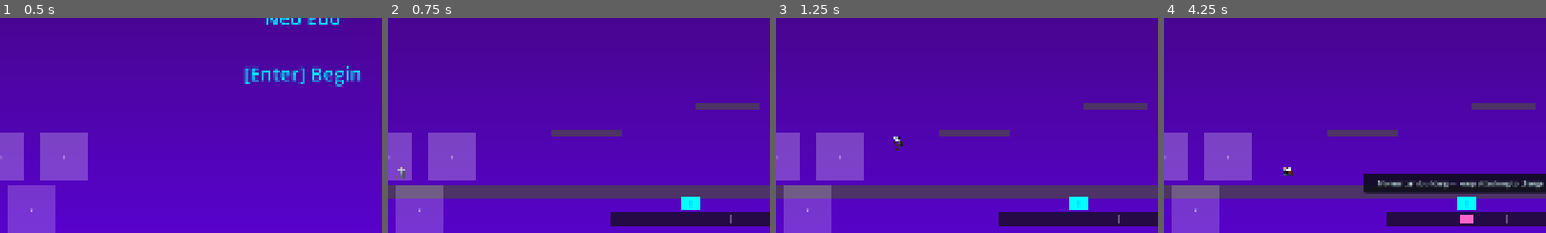
Above: before the commit, frames 1-4 (left to right).
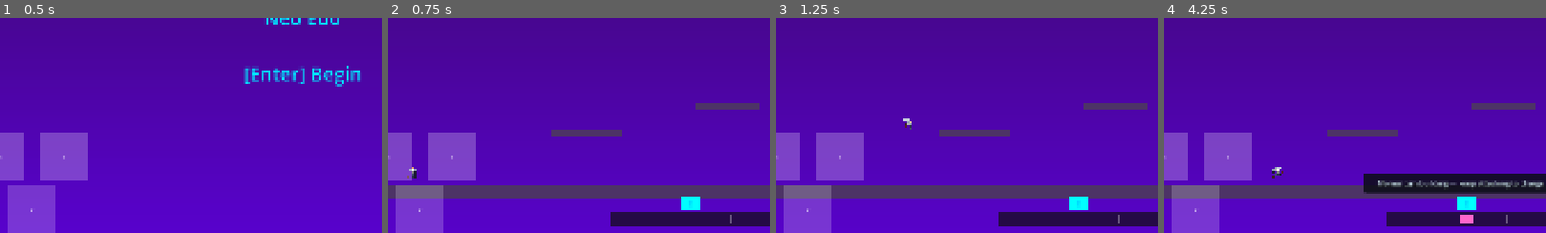
Above: after the commit, the same moments.

Repository: adbarc92/wolf-zero
Game: Godot game, scene res://scenes/main/main.tscn
Two runs of this game, one before a commit and one after it. Both use one fixed random seed, a clock stepped at 60 frames per second and the inputs below.
Inputs (mouse positions are % of the whole screen's width and height, from its top left):
- Up to frame 1 (0.5 s): no input
- Up to frame 2 (0.75 s): tap Enter (ui_accept) at 0.5 s; move the mouse to (72, 45) at 0.52 s; hold D (move_right) from 0.53 s (still down); hold S (crouch) from 0.53 s (still down); click (72, 45) at 0.67 s
- Up to frame 3 (1.25 s): keep holding D (move_right); keep holding S (crouch); tap Space (jump) at 0.77, 1.07 s; tap C (dash) at 0.8 s
- Up to frame 4 (4.25 s): release D (move_right) at 1.25 s; release S (crouch) at 1.25 s; tap Enter (ui_accept) at 1.25, 2.75 s; drag from (30, 55) to (45, 70) at 1.27 s; tap R (restart) at 2, 3.5 s; move the mouse to (60, 28) at 2.02 s; hold D (move_right) 2.03-2.75 s; hold L (parry) 2.03-2.75 s; tap Shift (dodge) at 2.1 s; drag from (45, 70) to (20, 35) at 2.77 s; move the mouse to (80, 65) at 3.52 s; hold A (move_left) from 3.53 s (still down); hold Space (jump) from 3.53 s (still down); tap S (crouch) at 3.8 s
The pictures show only the part of the screen within x 10-60%, y 50-100%; the shares and areas given below are measured in that part.

Frame 1 is identical in both runs. In frame 2, 0.1% of the frame differs, in the area x 2-8%, y 69-75%; in frame 3, 0.2%; in frame 4, 0.2%, in the area x 28-34%, y 69-75%.

Commit message:
feat(movement): Mega Man X-style snappier movement and dash-jump
Ground movement reached top speed in ~0.2s and slid for ~0.27s after
release, which reads as floaty next to X. Worse, dash and jump were
mutually exclusive: MovementSystem forced vel.y = 0 during a dash and
skipped gravity, so jumping out of a dash - the signature X traversal
verb - was impossible by construction.

- Player-only tuning at spawn (acceleration 2000 -> 8000, friction
  1500 -> 6000, dash cooldown 0.6 -> 0.05). The shared component
  defaults are untouched, so enemies still ramp up and coast, which is
  what keeps them readable.
- Dash no longer zeroes vertical velocity; the caller applies gravity,
  so a dash off a ledge falls instead of hovering.
- New dash_jumping flag: JumpSystem sets it when a jump leaves the
  ground mid-dash, and MovementSystem then preserves the dash's
  horizontal speed for the arc instead of clamping to max_speed.
  Friction is skipped while it holds, so releasing the stick coasts.
  It ends on landing or on steering the other way.
- The hardcoded 0.6 dash cooldown becomes a dash_cooldown_time field.

The landing check requires "grounded AND not rising": on the frame a
jump fires the entity is still flagged on_ground, because PhysicsSync
refreshes that later in the system order, so a naive check ended the
dash-jump on the frame it began.

Verified: GUT 233/233 (13 new), boot clean, gdlint adds no findings.

Diff:
--- a/scripts/ecs/components.gd
+++ b/scripts/ecs/components.gd
@@ -198,9 +198,16 @@
 		"has_grapple": false,
 		"has_air_dash": false,
 		"dash_cooldown": 0.0,
+		# Time re-armed onto dash_cooldown after a dash. The player overrides this
+		# to a near-zero value so dash reads as a movement verb, not a resource.
+		"dash_cooldown_time": 0.6,
 		"dash_duration": 0.2,
 		"dash_speed": 800.0,
 		"is_dashing": false,
+		# Set when a jump leaves the ground mid-dash. While true, MovementSystem
+		# preserves the dash's horizontal speed for the arc instead of clamping
+		# back to max_speed. Cleared on landing or on steering the other way.
+		"dash_jumping": false,
 		"is_sliding": false,
 		"slide_timer": 0.0,
 		"slide_duration": 0.35,
--- a/scripts/ecs/systems/jump_system.gd
+++ b/scripts/ecs/systems/jump_system.gd
@@ -62,6 +62,14 @@
 	vel.y = platformer.jump_force
 	platformer.is_jumping = true
 
+	# Dash-jump: jumping out of a dash ends the dash but hands its horizontal
+	# speed to the jump arc, which MovementSystem then preserves. This runs
+	# before MovementSystem in the system order, so the dash branch there is
+	# already skipped on this frame and vel.y survives.
+	if platformer.get("is_dashing", false):
+		platformer.is_dashing = false
+		platformer.dash_jumping = true
+
 	# Consume a jump if in air
 	var collision = get_component(entity_id, "collision")
 	if collision and not collision.on_ground:
--- a/scripts/ecs/systems/movement_system.gd
+++ b/scripts/ecs/systems/movement_system.gd
@@ -55,12 +55,21 @@
 				and not platformer.is_sliding:
 			platformer.is_dashing = true
 			platformer.dash_duration = 0.2
-			platformer.dash_cooldown = 0.6
-
-		# Skip if dashing
+			platformer.dash_cooldown = platformer.get("dash_cooldown_time", 0.6)
+
+		# Dashing overrides horizontal speed, but gravity still applies so a dash
+		# off a ledge falls instead of hovering — and so the dash can be jumped
+		# out of (JumpSystem converts that into dash_jumping).
 		if platformer and platformer.is_dashing:
 			_apply_dash_movement(entity_id, pos, vel, platformer, input, delta)
+			_apply_gravity(vel, platformer, collision, delta)
 			continue
+
+		# A dash-jump keeps its speed until the player lands or steers away.
+		var dash_jumping: bool = platformer != null and platformer.get("dash_jumping", false)
+		if dash_jumping and dash_jump_is_over(vel, input, collision):
+			platformer.dash_jumping = false
+			dash_jumping = false
 
 		# Apply input-based horizontal movement (crouch slows you while grounded)
 		if input:
@@ -70,7 +79,7 @@
 			var pc = get_component(entity_id, "parry")
 			if pc and pc.get("is_blocking", false) and collision and collision.on_ground:
 				move_scale = 0.15
-			_apply_input_movement(vel, input, delta, move_scale)
+			_apply_input_movement(vel, input, delta, move_scale, dash_jumping)
 
 		# Apply gravity
 		if platformer:
@@ -81,8 +90,9 @@
 			var climbing: bool = input != null and input.jump_pressed and platformer.wall_run_timer > 0.0
 			vel.y = wall_adjust_velocity_y(vel.y, true, climbing, 120.0)
 
-		# Apply friction when no input
-		if input and input.move_direction == 0:
+		# Apply friction when no input. A dash-jump is exempt: releasing the
+		# stick mid-arc should coast, the way it does in X, not brake.
+		if input and input.move_direction == 0 and not dash_jumping:
 			_apply_friction(vel, delta)
 
 
@@ -96,14 +106,33 @@
 	return min(vy, slide_speed)
 
 
-func _apply_input_movement(vel: Dictionary, input: Dictionary, delta: float, speed_scale: float = 1.0) -> void:
+## A dash-jump ends on landing, or when the player steers against the direction
+## the dash carried them. Releasing the stick does not end it - that coasts.
+static func dash_jump_is_over(vel: Dictionary, input: Dictionary, collision: Dictionary) -> bool:
+	# Grounded AND no longer rising. On the frame the jump fires, the entity is
+	# still flagged on_ground - PhysicsSyncSystem refreshes that later in the
+	# system order - so without the vel.y check a dash-jump would end on the
+	# very frame it began.
+	if collision and collision.on_ground and vel.y >= 0.0:
+		return true
+	if input and input.move_direction != 0 and vel.x != 0.0:
+		return sign(input.move_direction) != sign(vel.x)
+	return false
+
+
+## preserve_speed keeps an already-faster vel.x instead of clamping it back to
+## max_speed, which is what lets a dash-jump hold dash speed through the arc.
+func _apply_input_movement(
+	vel: Dictionary, input: Dictionary, delta: float,
+	speed_scale: float = 1.0, preserve_speed: bool = false
+) -> void:
 	var target_speed = input.move_direction * vel.max_speed * speed_scale
 
 	if input.move_direction != 0:
 		# Accelerate toward target speed
 		if abs(vel.x) < abs(target_speed):
 			vel.x = move_toward(vel.x, target_speed, vel.acceleration * delta)
-		else:
+		elif not preserve_speed:
 			vel.x = target_speed
 
 
@@ -142,7 +171,8 @@
 	var input = get_component(entity_id, "input_state")
 	var direction = input.facing if input else 1
 	vel.x = direction * platformer.dash_speed
-	vel.y = 0  # No vertical movement during dash
+	# vel.y is deliberately left alone: the caller applies gravity, so a dash can
+	# be jumped out of and a dash off a ledge falls rather than hovering.
 
 
 func _update_platformer_timers(platformer: Dictionary, collision: Dictionary, delta: float) -> void:
--- a/scripts/main/main.gd
+++ b/scripts/main/main.gd
@@ -247,6 +247,15 @@
 	platformer.has_grapple = GameState.player_data.has_grapple
 	platformer.has_air_dash = GameState.player_data.has_air_dash
 	platformer.has_dash = true  # Slice grants dash (P0)
+
+	# Mega Man X-style responsiveness, applied to the player only: the shared
+	# component defaults stay slower so enemies still ramp up and coast, which is
+	# what makes them readable. Ground movement here reaches speed and stops in
+	# about a frame, and dash re-arms almost immediately so it can be chained.
+	var vel = ECS.get_component(entity_id, "velocity")
+	vel.acceleration = 8000.0
+	vel.friction = 6000.0
+	platformer.dash_cooldown_time = 0.05
 
 	# Apply echo upgrades
 	var echo_data = ECS.get_component(entity_id, "echo_data")
--- /dev/null
+++ b/test/unit/test_dash_jump.gd
@@ -0,0 +1,214 @@
+extends GutTest
+## Dash-jump: jumping out of a dash hands the dash's horizontal speed to the
+## jump arc, Mega Man X style, instead of clamping back to run speed.
+##
+## Systems are stepped by hand in registration order (Jump before Movement),
+## which is the order main.gd registers them in and which the mechanic relies on.
+
+var ECSScript = preload("res://scripts/ecs/ecs.gd")
+
+const FRAME := 1.0 / 60.0
+
+var ecs
+var jump_system: JumpSystem
+var move_system: MovementSystem
+var entity: int
+
+
+func before_each():
+	ecs = ECSScript.new()
+	autofree(ecs)
+	jump_system = JumpSystem.new()
+	jump_system.ecs = ecs
+	move_system = MovementSystem.new()
+	move_system.ecs = ecs
+
+	entity = ecs.create_entity()
+	ecs.add_component(entity, "position", Components.position(0, 0))
+	ecs.add_component(entity, "velocity", Components.velocity())
+	var col = Components.collision()
+	col.on_ground = true
+	ecs.add_component(entity, "collision", col)
+	var plat = Components.platformer(-650)
+	plat.has_dash = true
+	ecs.add_component(entity, "platformer", plat)
+	var input = Components.input_state()
+	input.facing = 1
+	ecs.add_component(entity, "input_state", input)
+
+
+func _tick() -> void:
+	jump_system.process(FRAME)
+	move_system.process(FRAME)
+
+
+func _plat() -> Dictionary:
+	return ecs.get_component(entity, "platformer")
+
+
+func _vel() -> Dictionary:
+	return ecs.get_component(entity, "velocity")
+
+
+func _in_state() -> Dictionary:
+	return ecs.get_component(entity, "input_state")
+
+
+func _collision() -> Dictionary:
+	return ecs.get_component(entity, "collision")
+
+
+## Dash on the ground, then leave the ground with a jump.
+func _dash_then_jump() -> void:
+	_in_state().dash_pressed = true
+	_in_state().move_direction = 1.0
+	_tick()
+	assert_true(_plat().is_dashing, "precondition: the dash started")
+
+	_in_state().jump_just_pressed = true
+	_tick()
+	_in_state().jump_just_pressed = false
+	_collision().on_ground = false
+
+
+## Tick until gravity has turned the jump around, so the entity is descending
+## the way it would be on a real landing frame.
+func _fall_until_descending() -> void:
+	for _i in range(60):
+		if _vel().y > 0.0:
+			return
+		_tick()
+	fail_test("never started descending")
+
+
+# =============================================================================
+# ENTERING A DASH-JUMP
+# =============================================================================
+
+func test_jumping_mid_dash_converts_the_dash_into_a_dash_jump():
+	_dash_then_jump()
+
+	assert_false(_plat().is_dashing, "the dash itself is over")
+	assert_true(_plat().dash_jumping, "and became a dash-jump")
+
+
+func test_dash_jump_leaves_the_ground():
+	_dash_then_jump()
+	assert_lt(_vel().y, 0.0, "jump velocity survived the dash branch")
+
+
+func test_dash_jump_keeps_dash_speed_rather_than_run_speed():
+	_dash_then_jump()
+	var vel = _vel()
+
+	_in_state().move_direction = 1.0
+	for _i in range(10):
+		_tick()
+
+	assert_almost_eq(vel.x, _plat().dash_speed, 1.0,
+		"horizontal speed stays at dash speed through the arc")
+	assert_gt(vel.x, vel.max_speed, "and is faster than a normal run")
+
+
+func test_a_plain_jump_does_not_start_a_dash_jump():
+	_in_state().jump_just_pressed = true
+	_tick()
+
+	assert_false(_plat().dash_jumping, "no dash was in progress")
+
+
+# =============================================================================
+# ENDING A DASH-JUMP
+# =============================================================================
+
+func test_landing_ends_the_dash_jump():
+	_dash_then_jump()
+	_in_state().move_direction = 1.0
+	_fall_until_descending()
+	assert_true(_plat().dash_jumping, "airborne, still carrying speed")
+
+	_collision().on_ground = true
+	_tick()
+
+	assert_false(_plat().dash_jumping, "landing ends it")
+
+
+func test_speed_returns_to_normal_after_landing():
+	_dash_then_jump()
+	_in_state().move_direction = 1.0
+	_fall_until_descending()
+
+	_collision().on_ground = true
+	for _i in range(20):
+		_tick()
+
+	var vel = _vel()
+	assert_almost_eq(vel.x, vel.max_speed, 1.0, "back to ordinary run speed")
+
+
+func test_steering_the_other_way_ends_the_dash_jump():
+	_dash_then_jump()
+	_in_state().move_direction = 1.0
+	_tick()
+
+	_in_state().move_direction = -1.0
+	_tick()
+
+	assert_false(_plat().dash_jumping, "reversing gives up the momentum")
+
+
+func test_releasing_the_stick_coasts_instead_of_braking():
+	# In X you keep your dash-jump momentum with the stick neutral; only landing
+	# or actively steering back gives it up.
+	_dash_then_jump()
+	_in_state().move_direction = 0.0
+
+	for _i in range(10):
+		_tick()
+
+	assert_true(_plat().dash_jumping, "still dash-jumping with no input")
+	assert_almost_eq(_vel().x, _plat().dash_speed, 1.0, "friction did not bleed it off")
+
+
+# =============================================================================
+# DASH NO LONGER SUPPRESSES GRAVITY
+# =============================================================================
+
+func test_dashing_off_a_ledge_falls():
+	_in_state().dash_pressed = true
+	_in_state().move_direction = 1.0
+	_tick()
+	_collision().on_ground = false
+
+	for _i in range(5):
+		_tick()
+
+	assert_gt(_vel().y, 0.0, "a dash in mid-air is subject to gravity, not a hover")
+
+
+func test_grounded_dash_still_runs_at_dash_speed():
+	_in_state().dash_pressed = true
+	_in_state().move_direction = 1.0
+	_tick()
+
+	assert_true(_plat().is_dashing, "dashing")
+	assert_almost_eq(_vel().x, _plat().dash_speed, 1.0, "at dash speed")
+
+
+# =============================================================================
+# COOLDOWN IS DATA-DRIVEN
+# =============================================================================
+
+func test_dash_cooldown_comes_from_the_component():
+	_plat().dash_cooldown_time = 0.05
+	_in_state().dash_pressed = true
+	_in_state().move_direction = 1.0
+	_tick()
+
+	assert_almost_eq(_plat().dash_cooldown, 0.05, 0.001,
+		"the component value is used, not a hardcoded one")
+
+
+func test_default_dash_cooldown_is_unchanged_for_non_player_entities():
+	assert_almost_eq(Components.platformer().dash_cooldown_time, 0.6, 0.001,
+		"the shared default keeps the old timing; only the player is retuned")
